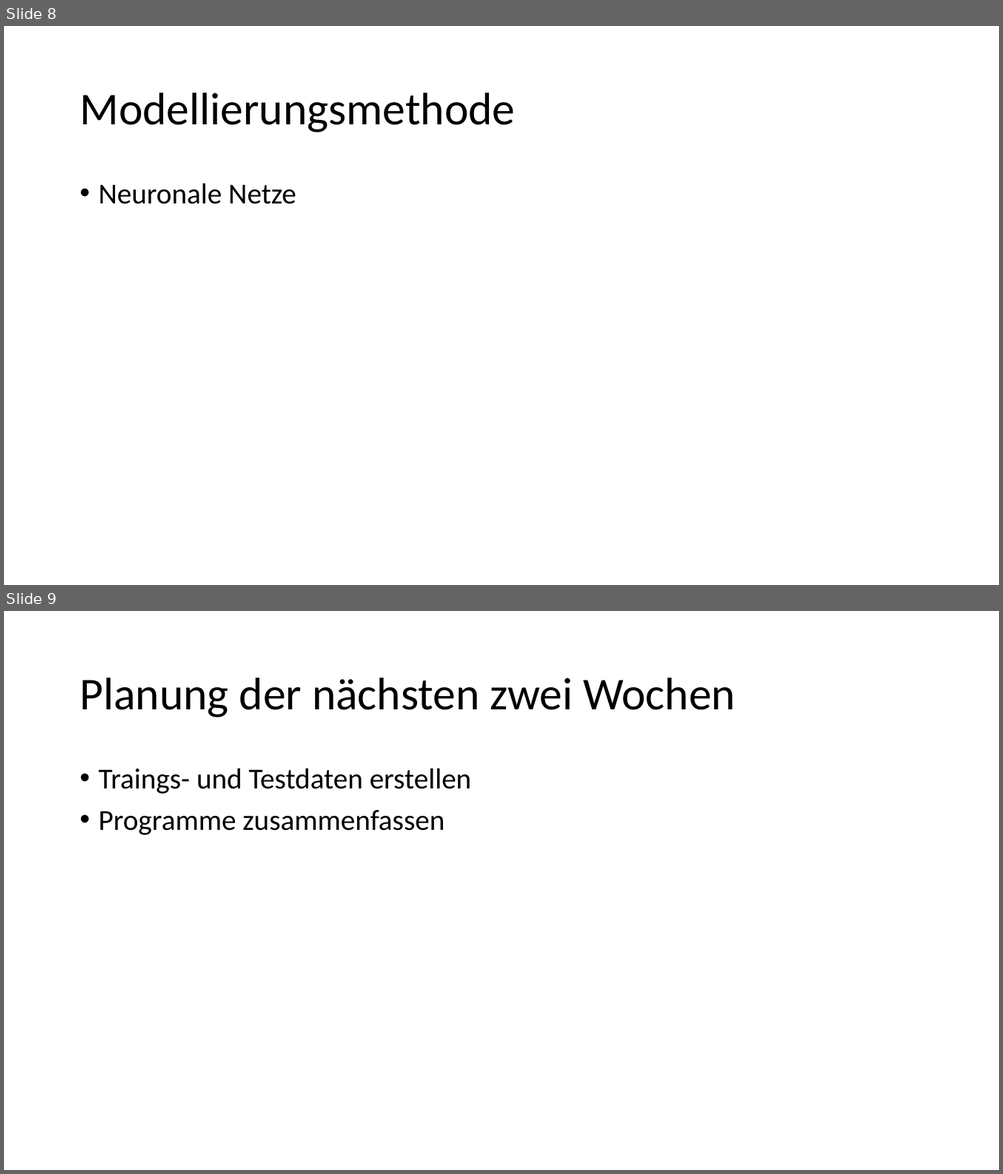
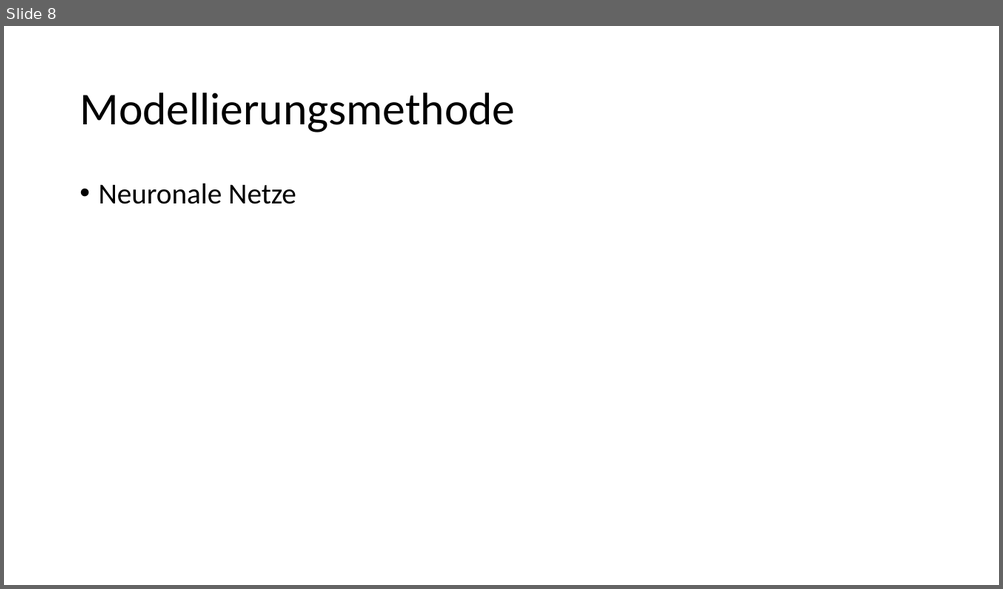
Before and after one commit to linuxfanatiker/hugepackage, a slide deck: praesentationen/Woche1_Ergebnisse.pptx. Shown one above the other, each under a label of ours: slides 8 and 9 before the commit, slide 8 after it. The pictures are 1003x1174 and 1003x589 pixels, drawn with LibreOffice and Linux fonts; fonts in the diff are those of the drawing. Boxes give left, top, right and bottom in pixels: in the first picture for what was removed or moved away, otherwise in the second. Text is boxed around its words. In the diff, an @@ line names an element or a change of style, - is before the commit and + after.

```diff
--- a/praesentationen/Woche1_Ergebnisse.pptx
+++ b/praesentationen/Woche1_Ergebnisse.pptx
@@ slide 9 removed at <box>4,611,999,1170</box>, background #FFFFFF @@
@@ title removed at <box>79,678,735,718</box> @@
-Planung der nächsten zwei Wochen
@@ text removed at <box>99,768,472,835</box> @@
-• Traings- und Testdaten erstellen
-• Programme zusammenfassen
```
Also in this commit, not shown: 6 slides changed, 3 other files.
